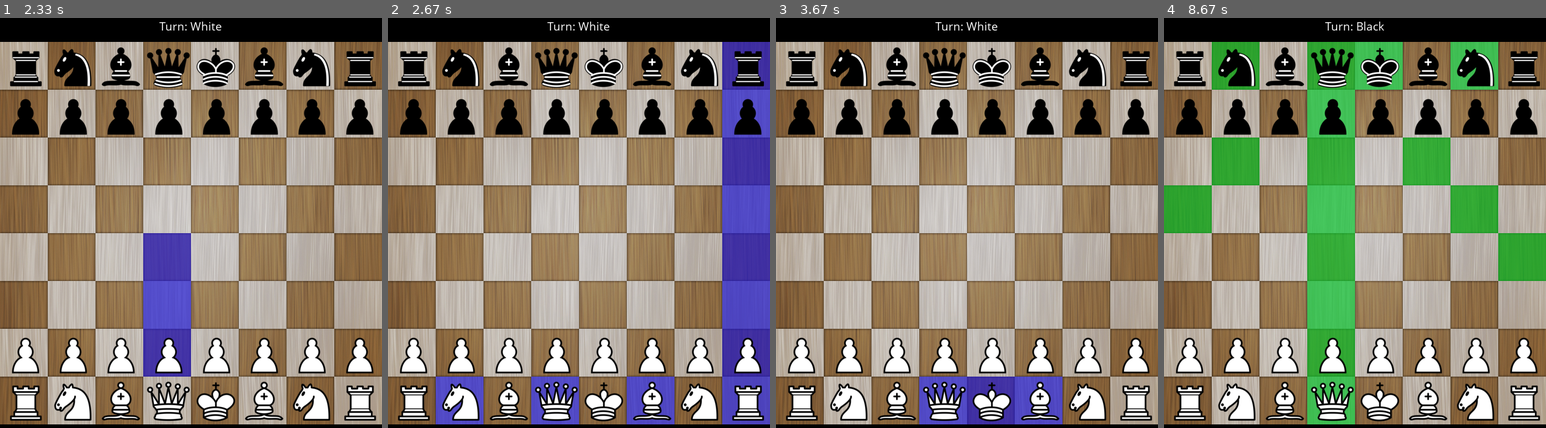
Above: before the commit, frames 1-4 (left to right).
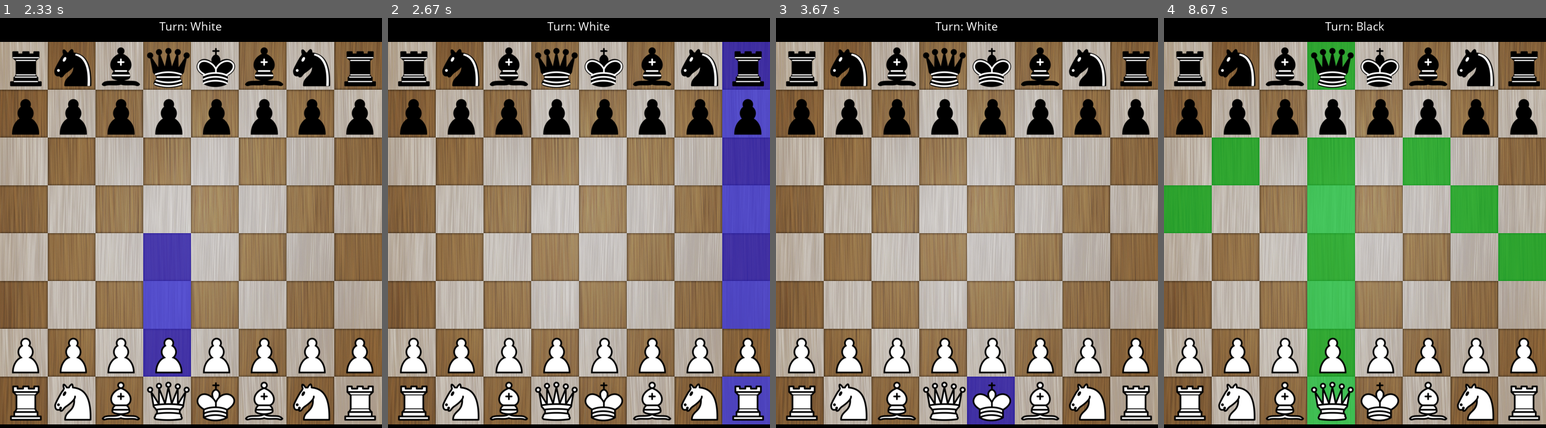
Above: after the commit, the same moments.

Repository: mandrelbrotset/pygame-chess
Game: pygame game, started from main.py
Two runs of this game, one before a commit and one after it. Both use one fixed random seed, a clock stepped at 60 frames per second and the inputs below.
Inputs (mouse positions are in pixels of both pictures, inside the frame that each line leads up to):
- Up to frame 1 (2.33 s): click (22, 67) at 0.38 s; click (229, 333) at 0.72 s; click (248, 79) at 1.05 s; click (332, 395) at 1.38 s; click (198, 83) at 1.72 s; click (171, 354) at 2.05 s
- Up to frame 2 (2.67 s): click (724, 403) at 2.38 s
- Up to frame 3 (3.67 s): click (905, 87) at 2.72 s; click (1100, 354) at 3.05 s; click (989, 399) at 3.38 s
- Up to frame 4 (8.67 s): tap Space at 3.67, 4.4, 4.7, 7.9, 8.2 s; click (1240, 87) at 4.05 s; click (1186, 112) at 5.22 s; click (1240, 403) at 5.55 s; click (1293, 91) at 5.88 s; click (1377, 362) at 6.22 s; click (1263, 116) at 6.55 s; click (1423, 387) at 6.88 s; click (1332, 100) at 7.22 s; click (1282, 346) at 7.55 s; click (1339, 87) at 8.38 s

Frame 1 is identical in both runs. In frame 2, 3.9% of the frame differs, in the area x 12-100%, y 75-100%; in frame 3, 1.9%; in frame 4, 3.7%.

Commit message:
Fixed issue where the current players pieces are suggested as a possible move

Diff:
--- a/chess.py
+++ b/chess.py
@@ -285,38 +285,32 @@
                 # find linear moves
                 positions = self.linear_moves(positions, piece_coord)
 
-
-
-            count = 0
-            # remove positions that overlap other pieces
+            # list of positions to be removed
+            to_remove = []
+
+            # remove positions that overlap other pieces of the current player
             for pos in positions:
                 x, y = pos
 
-                # bug here!! Temporary solution
-                # four conditions because possible moves can be out of board range
-                # i.e. > 7 or < 0
-                #if(x >= 0 and x < 8 and y >= 0 and y < 8):
-                count = count + 1
-                print(count)
-
+                # convert list index to dictionary key
                 columnChar = chr(97 + x)
                 rowNo = 8 - y
 
+                # find the pieces to remove
                 des_piece_name = self.piece_location[columnChar][rowNo][0]
-
-                # remove possible moves that overlap pieces of the current player
-                if(piece_name[:5] == des_piece_name[:5]):
-                    print(pos)
-                    positions.remove(pos)
-
-
-        print(positions)
+                if(des_piece_name[:5] == piece_name[:5]):
+                    to_remove.append(pos)
+
+            # remove position from positions list
+            for i in to_remove:
+                positions.remove(i)
+
         # return list containing possible moves for the selected piece
         return positions
 
 
     def move_piece(self, turn):
-        #
+        # get the coordinates of the square selected on the board
         square = self.get_selected_square()
 
         # if a square was selected
